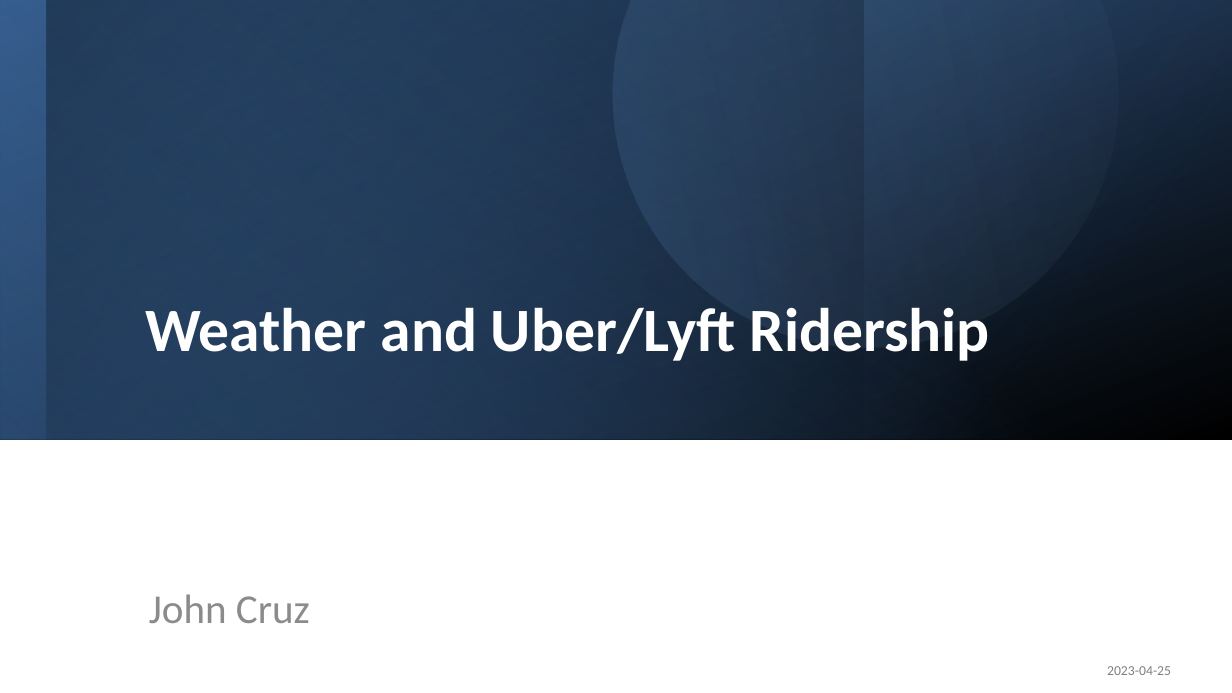
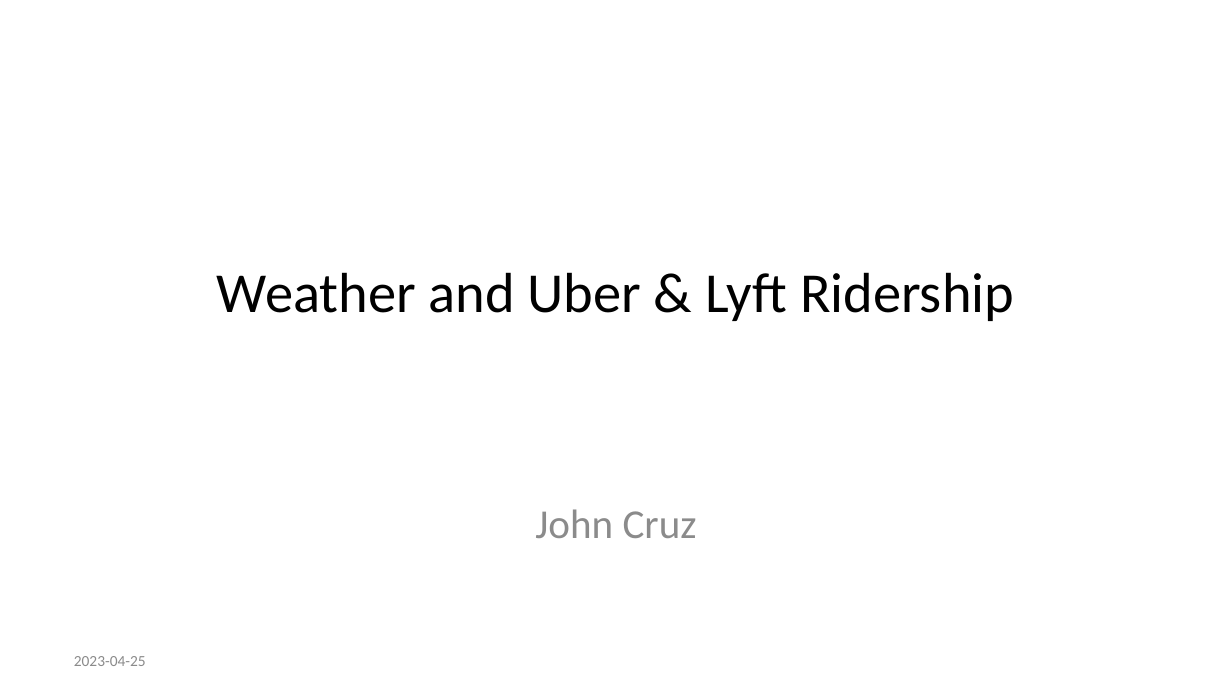
Before and after one commit to hellojohncruz/tlc_trips_weather, a slide deck: slide 1 of ridership.pptx. Drawn at 1232x693 pixels with LibreOffice and Linux fonts; fonts in the diff are those of the drawing. Boxes give left, top, right and bottom in pixels: in the first picture for what was removed or moved away, otherwise in the second. Text is boxed around its words. In the diff, an @@ line names an element or a change of style, - is before the commit and + after.

```diff
--- a/ridership.pptx
+++ b/ridership.pptx
@@ rectangle removed at (0, 0, 1232, 440) @@
@@ rectangle removed at (0, 0, 864, 440) @@
@@ rectangle removed at (1, 0, 1232, 440) @@
@@ rectangle removed at (46, 0, 1232, 440) @@
@@ freeform shape removed at (525, 0, 1182, 437) @@
@@ title "Weather and Uber & Lyft ..." at (217, 272, 1014, 321): vertical alignment bottom to middle @@
@@ title at (217, 272, 1014, 321): text changed; size 36 to 33 pt; text colour #FFFFFF to #000000; bold off @@
-Weather and Uber/Lyft Ridership
+Weather and Uber & Lyft Ridership
@@ subtitle "John Cruz": place and size @@
-subtitle "John Cruz" at (149, 594, 310, 623)
+subtitle "John Cruz" at (535, 509, 697, 538)
@@ subtitle "John Cruz" at (535, 509, 697, 538): alignment left to centre; line spacing 0.9 to 1; vertical alignment middle to top @@
@@ text "2023-04-25": place and size @@
-text "2023-04-25" at (1107, 666, 1171, 675)
+text "2023-04-25" at (74, 656, 146, 666)
@@ text "2023-04-25" at (74, 656, 146, 666): size 8 to 9 pt, text colour #808080 to #8C8C8C; alignment right to left; less space between paragraphs @@
```
Also in this commit, not shown: 18 other slides changed, 4 slides added, 3 slides removed, 5 other files.
